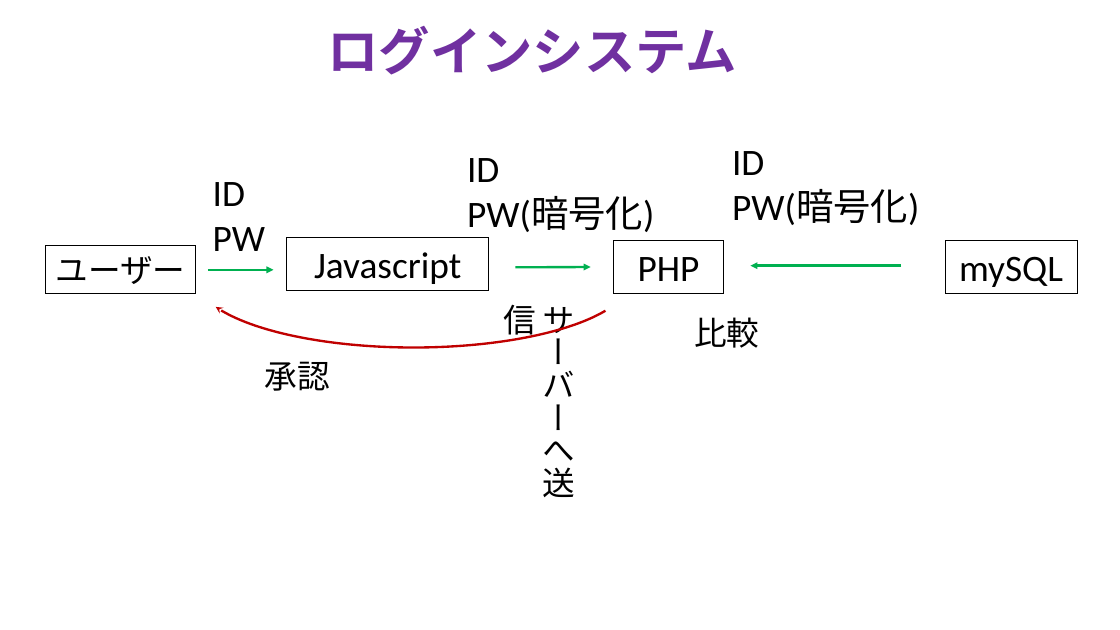
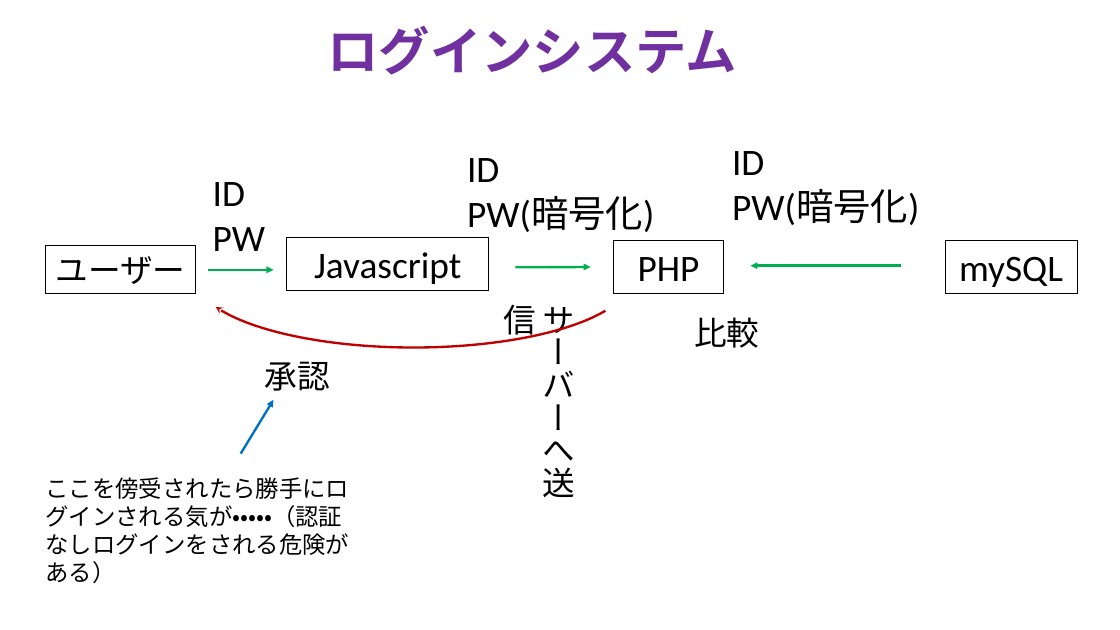
Before and after one commit to TakanoriOnuma/WebApplication, a slide deck: slide 2 of design/Webアプリケーションシステム.pptx. Drawn at 1120x630 pixels with LibreOffice and Linux fonts; fonts in the diff are those of the drawing. Boxes give left, top, right and bottom in pixels: in the first picture for what was removed or moved away, otherwise in the second. Text is boxed around its words. In the diff, an @@ line names an element or a change of style, - is before the commit and + after.

Commit message:
セキュリティの脆弱性を指摘
今あるシステムだと承認の送信データを盗られたら認証なしログインが可能になる危険性がある。
勿論承認のデータによるが。
そのことを踏まえてシステムを構築しないといけないため、取りあえず指摘しておく。

```diff
--- a/design/Webアプリケーションシステム.pptx
+++ b/design/Webアプリケーションシステム.pptx
@@ arrow added from (241, 454) to (274, 400), #0070C0 2 pt @@
@@ text added at box(45, 477, 349, 555), 20 pt, text #000000 @@
+ここを傍受されたら勝手にログインされる気が・・・・・（認証なしログインをされる危険がある）
```
